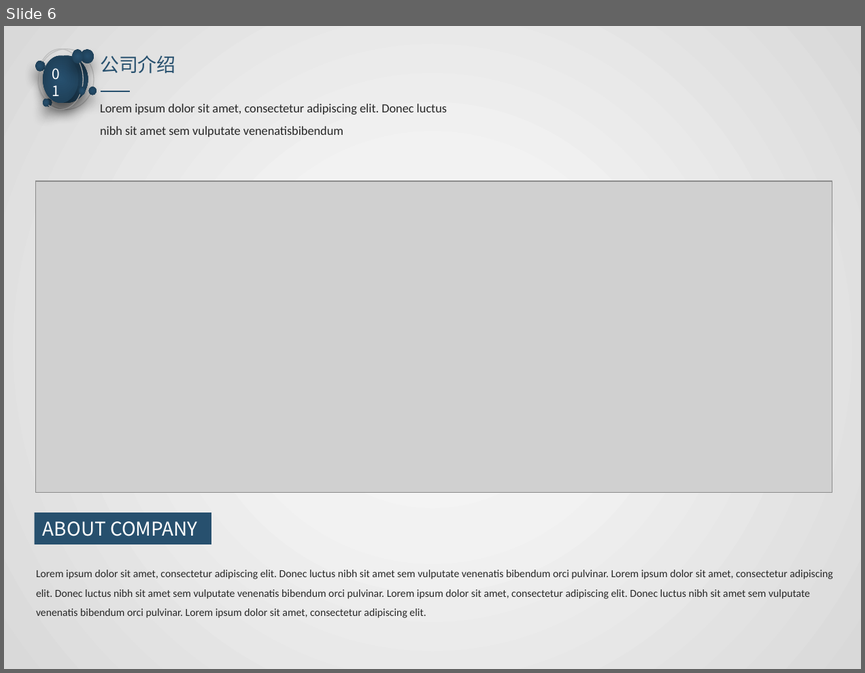
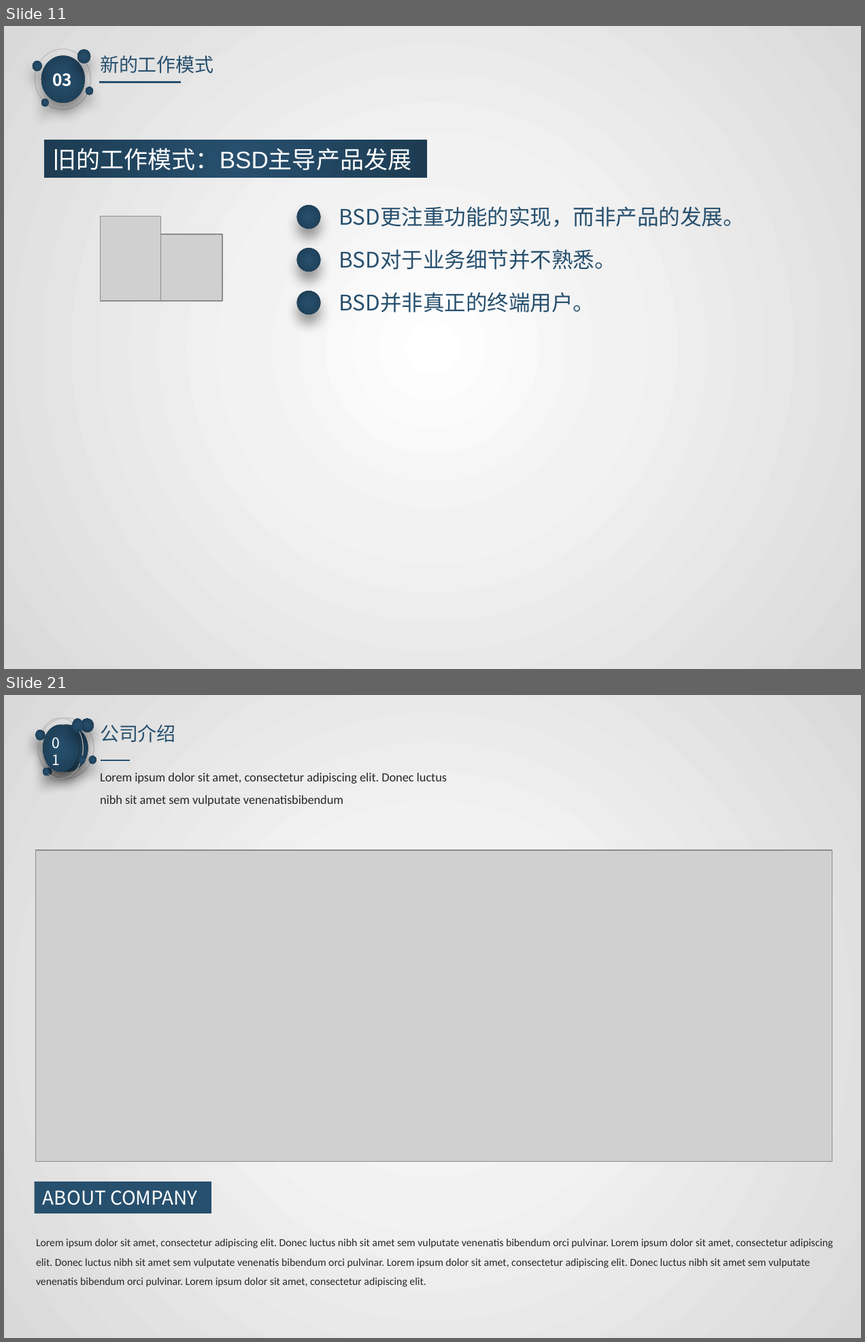
Before and after one commit to watermoonlx/presentation, a slide deck: [PO]PR Approval Control Panel.pptx. Shown one above the other, each under a label of ours: slide 6 before the commit, slides 11 and 21 after it; the slides between them are not shown. The pictures are 865x673 and 865x1342 pixels, drawn with LibreOffice and Linux fonts; fonts in the diff are those of the drawing; grey boxes stand for pictures. Boxes give left, top, right and bottom in pixels: in the first picture for what was removed or moved away, otherwise in the second. Text is boxed around its words. In the diff, an @@ line names an element or a change of style, - is before the commit and + after.

```diff
--- a/[PO]PR Approval Control Panel.pptx
+++ b/[PO]PR Approval Control Panel.pptx
@@ slide 11 added at [4,26,861,669], background gradient #FFFFFF to #F2F2F2 to #D9D9D9 @@
@@ text added at [100,55,213,73], 16 pt, text #27506E @@
+新的工作模式
@@ text added at [52,73,72,87], 14 pt, text #FFFFFF, bold @@
+03
@@ group added at [33,49,93,110]: 6 ellipses @@
@@ line added from (99, 82) to (181, 82), #27506E 1.5 pt @@
@@ rectangle added at [44,140,427,178], fill gradient #27506E to #1D3C52, 20 pt, text #FFFFFF @@
+旧的工作模式：BSD主导产品发展
@@ freeform shape added at [297,205,320,228], fill gradient #27506E to #1D3C52 @@
@@ text added at [339,206,744,227], 18 pt, text #27506E @@
+BSD更注重功能的实现，而非产品的发展。
@@ picture added at [100,216,161,301] @@
@@ picture added at [155,234,222,301] @@
@@ freeform shape added at [297,248,320,271], fill gradient #27506E to #1D3C52 @@
@@ text added at [339,249,615,269], 18 pt, text #27506E @@
+BSD对于业务细节并不熟悉。
@@ freeform shape added at [297,291,320,314], fill gradient #27506E to #1D3C52 @@
@@ text added at [339,292,594,312], 18 pt, text #27506E @@
+BSD并非真正的终端用户。
@@ what was slide 6 is now slide 21 @@
```
Also in this commit, not shown: 4 slides changed, 15 other slides added, 1 slide removed, 13 other files.
